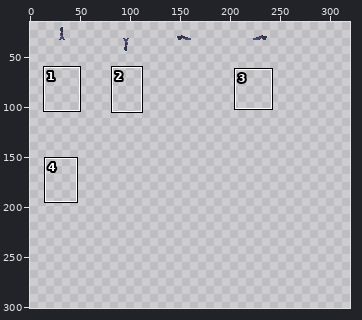
A sprite sheet gets an edit: Test_Loopguy/Content/guns.png. The first picture is a wide view before the edit; the outline marks the close-up.
Close-up. Before the commit:
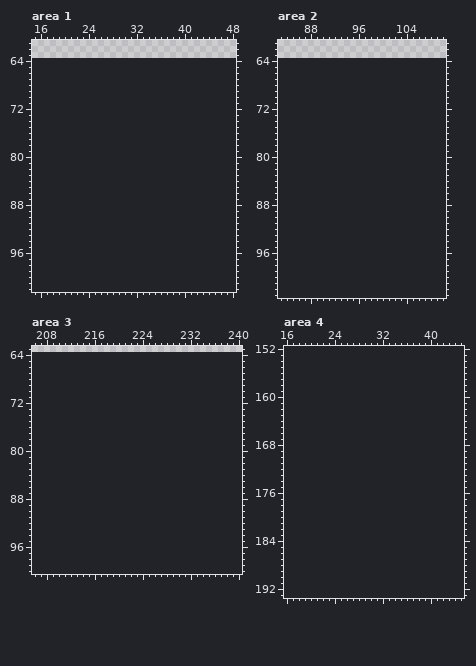
The file is 256x64 pixels. Shown: area 1: x 15..48, y 61..102; area 2: x 83..110, y 61..103; area 3: x 206..240, y 63..100; area 4: x 16..45, y 152..193. The old version is drawn lined up with the new one, on the new canvas. The wide view leaves out empty margins. The commit also changed other parts of the picture, which this record leaves out.
Palette (. is transparent): 
The result:
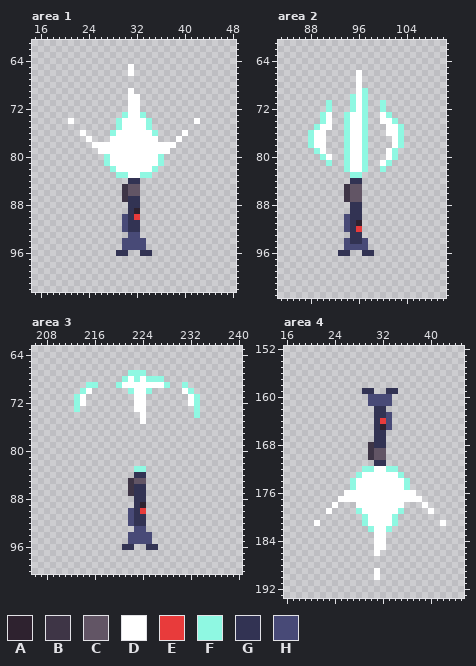
Colours new in this view: A #2e222f  B #3e3546  C #625565  D #ffffff  E #e83b3b  F #8ff8e2  G #323353  H #484a77
Diff:
canvas 256x64 -> 320x320
Changed rows in their new state; - is an unchanged pixel.
Area 1:
first column x 21:
 65 ----------D-----------
 66 ----------D-----------
 69 ----------D-----------
 70 ----------DD----------
 71 ----------DD----------
 72 ----------DD----------
 73 ---------FDDF---------
 74 D-------FDDDDF-------D
 75 --------FDDDDF--------
 76 --D----FDDDDDDF----D--
 77 ---D---DDDDDDDD---D---
 78 ----DDDDDDDDDDDDDD----
 79 -----DDDDDDDDDDDD-----
 80 ------FDDDDDDDDF------
 81 ------FDDDDDDDDF------
 82 -------FDDDDDDF-------
 83 --------FFDDFF--------
 84 ----------GG----------
 85 ---------BCC----------
 86 ---------BCC----------
 87 ---------BGG----------
 88 ----------GG----------
 89 ----------GA----------
 90 ---------HGE----------
 91 ---------HGG----------
 92 ---------HGG----------
 93 ----------HH----------
 94 ---------HHHH---------
 95 ---------HHHH---------
 96 --------GG--GG--------
Area 2:
first column x 88:
 66 --------D-------
 67 --------D-------
 68 --------D-------
 69 --------DF------
 70 -------FDF------
 71 ---F---FDF--F---
 72 ---F---FDF--F---
 73 --FD--FDDF--DF--
 74 --FD--FDDF--DDF-
 75 -FDD--FDDF---DDF
 76 FDD---FDDF---DDF
 77 FDD---FDDF----DF
 78 FDD---FDDF----DF
 79 -FD---FDDF---DF-
 80 --FD--FDDF---DF-
 81 ---F--FDDF--DF--
 82 ------FDDF--F---
 83 -------FF-------
 84 -------GG-------
 85 ------BCC-------
 86 ------BCC-------
 87 ------BCC-------
 88 -------GG-------
 89 -------GG-------
 90 ------HGG-------
 91 ------HGA-------
 92 ------HGE-------
 93 -------GG-------
 94 ------HGGH------
 95 ------HHHH------
 96 -----GG--GG-----
Area 3:
first column x 213:
 67 ---------FFF---------
 68 --------FDFDFFF------
 69 --FF---FDDDDDDDF--F--
 70 -FD------FDDF-----DF-
 71 FD--------DD-------DF
 72 FD--------DD-------DF
 73 F---------DD--------F
 74 -----------D--------F
 75 -----------D---------
first column x 221:
 83 --FF--
 84 --GG--
 85 -BCC--
 86 -BGG--
 87 -BGG--
 88 --GG--
 89 --GA--
 90 -HGE--
 91 -HGG--
 92 -HGG--
 93 --HH--
 94 -HHHH-
 95 -HHHH-
 96 GG--GG
Area 4:
first column x 21:
159 --------GG--GG--------
160 ---------HHHH---------
161 ---------HHHH---------
162 ----------GG----------
163 ----------GGH---------
164 ----------GEH---------
165 ----------GAH---------
166 ----------GG----------
167 ----------GG----------
168 ---------BGG----------
169 ---------BCC----------
170 ---------BCC----------
171 ----------GG----------
172 --------FFDDFF--------
173 -------FDDDDDDF-------
174 ------FDDDDDDDDF------
175 ------FDDDDDDDDF------
176 -----DDDDDDDDDDDD-----
177 ----DDDDDDDDDDDDDD----
178 ---D---DDDDDDDD---D---
179 --D----FDDDDDDF----D--
180 --------FDDDDF--------
181 D-------FDDDDF-------D
182 ---------FDDF---------
183 ----------DD----------
184 ----------DD----------
185 ----------DD----------
186 ----------D-----------
189 ----------D-----------
190 ----------D-----------
